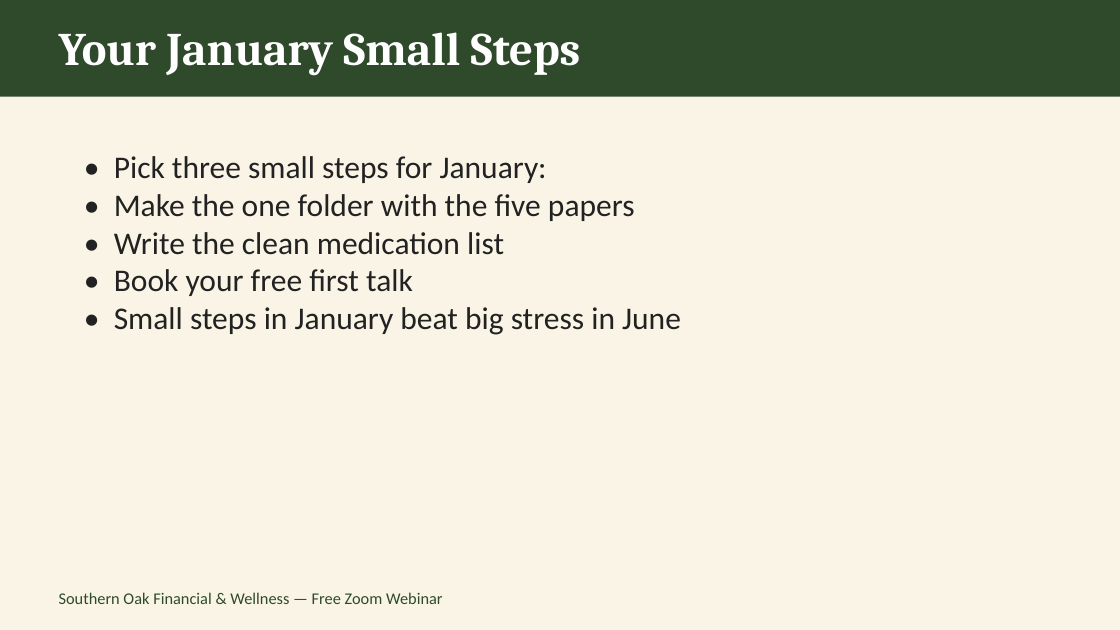
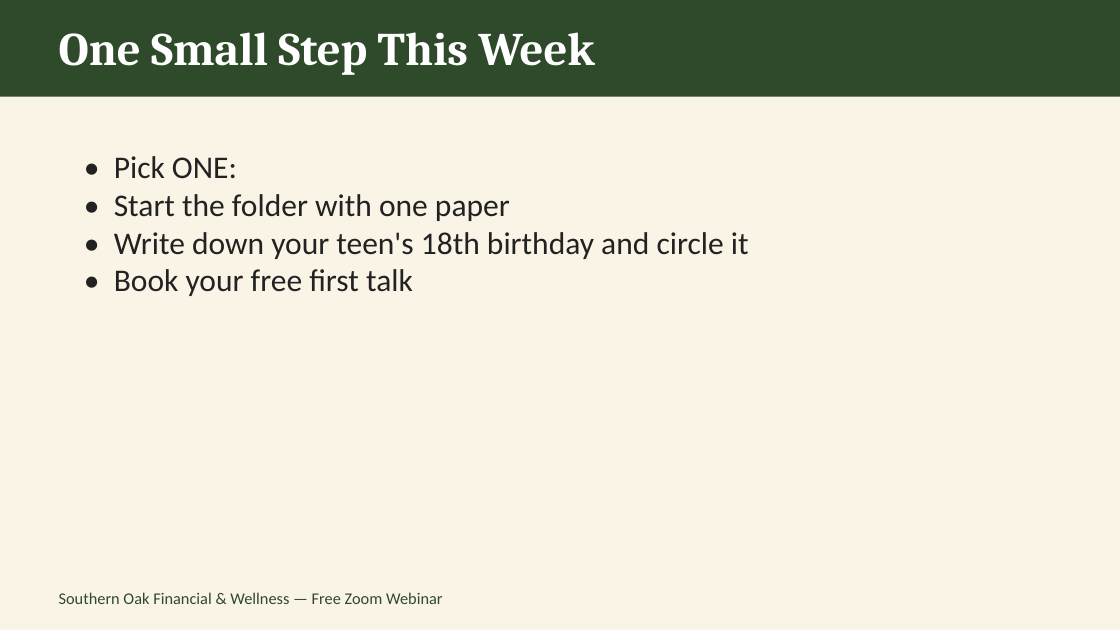
Before and after one commit to southernoakfw-ja/southernoakfw-ja.github.io, a slide deck: slide 11 of assets/Clear-Plan-Webinar-Dec11.pptx. Drawn at 1120x630 pixels with LibreOffice and Linux fonts; fonts in the diff are those of the drawing. Boxes give left, top, right and bottom in pixels: in the first picture for what was removed or moved away, otherwise in the second. Text is boxed around its words. In the diff, an @@ line names an element or a change of style, - is before the commit and + after.

```diff
--- a/assets/Clear-Plan-Webinar-Dec11.pptx
+++ b/assets/Clear-Plan-Webinar-Dec11.pptx
@@ text at (59,32,595,75): text changed @@
-Your January Small Steps
+One Small Step This Week
@@ text at (114,156,749,259): text changed @@
-• Pick three small steps for January:
-• Make the one folder with the five papers
-• Write the clean medication list
+• Pick ONE:
+• Start the folder with one paper
+• Write down your teen's 18th birthday and circle it
@@ text at (114,307,681,335): paragraph removed @@
-• Small steps in January beat big stress in June
```
Also in this commit, not shown: 8 other slides changed, 2 slides added, 2 slides removed, 7 other files.
